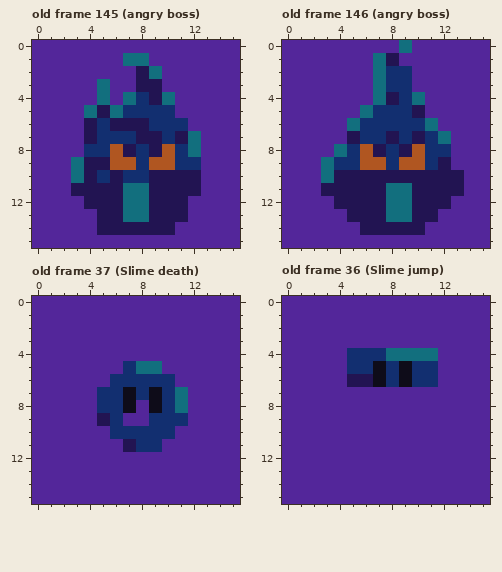
Pixel-art file -- gfx/objects.aseprite. The first picture shows the starting point.
16x16 pixels, 148 frames. Shown: old frame 145 (angry boss), old frame 146 (angry boss), old frame 37 (Slime death), old frame 36 (Slime jump). The commit also changed other frames, which this record leaves out.
And afterwards:
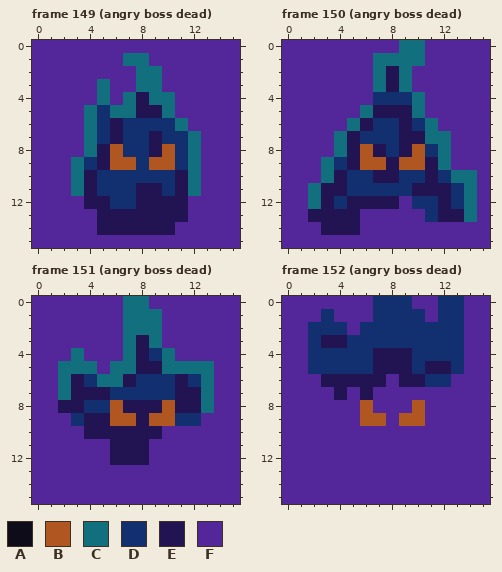
Palette (. is transparent): A #0e0c19  B #b05621  C #126f7e  D #122f70  E #221452  F #53269a
A new or re-ordered frame is compared with the old frame closest to it.
Diff:
frames 148 -> 154
Changed rows in their new state; - is an unchanged pixel.
Frame 149 (angry boss dead) is new; against old frame 145 (angry boss), layer "Character":
first column x 3:
 2 -----C----
 3 -----CC---
 4 -----EC---
 5 --D-CEEC--
 6 -C--DD--C-
 7 -C-E-D--D-
 8 -CE-D-----
 9 -D-------C
10 ---D--DD-C
11 C-DDDE-D-C
12 ---DDE----
13 ----EE----
Frame 150 (angry boss dead) is new; against old frame 146 (angry boss), layer "Character":
first column x 2:
 0 --------C----
 1 ------CCC----
 2 ------EC-----
 3 ------EC-----
 4 -----DD------
 5 -----EEEC----
 6 ----E--E-----
 7 --C---DE-C---
 8 ---E------C--
 9 ---E--E--EC--
10 ---DD--DD-DCC
11 C--DDDDD---DC
12 CED---EFDD-DC
13 EEE-FFFFFDEEC
14 -EEEFFFFF----
Frame 151 (angry boss dead) is new; against old frame 37 (Slime death), layers "Sword", "Character":
first column x 2:
 0 -----CC-----
 1 -----CCC----
 2 -----CCC----
 3 -----CEC----
 4 -C---CEDC---
 5 CCC-CCEECCCC
 6 CEDCCE---EDC
 7 CEEE-D-D-EEC
 8 EED-BEEEBEEC
 9 -DE-BBEBB-D-
10 --EEEEEEF---
11 ----E-EF----
12 ----EEE-----
Frame 152 (angry boss dead) is new; against old frame 36 (Slime jump), layers "Sword", "Character":
first column x 2:
 0 -----DDD--DD
 1 -D---DDDD-DD
 2 DDD-DDDDDDDD
 3 DEEDDDDDDDDD
 4 DDD--EEEDDDD
 5 DDD--EEE-EED
 6 -EE--EFEE-D-
 7 --E-E-------
 8 ----B---B---
 9 ----BB-BB---
